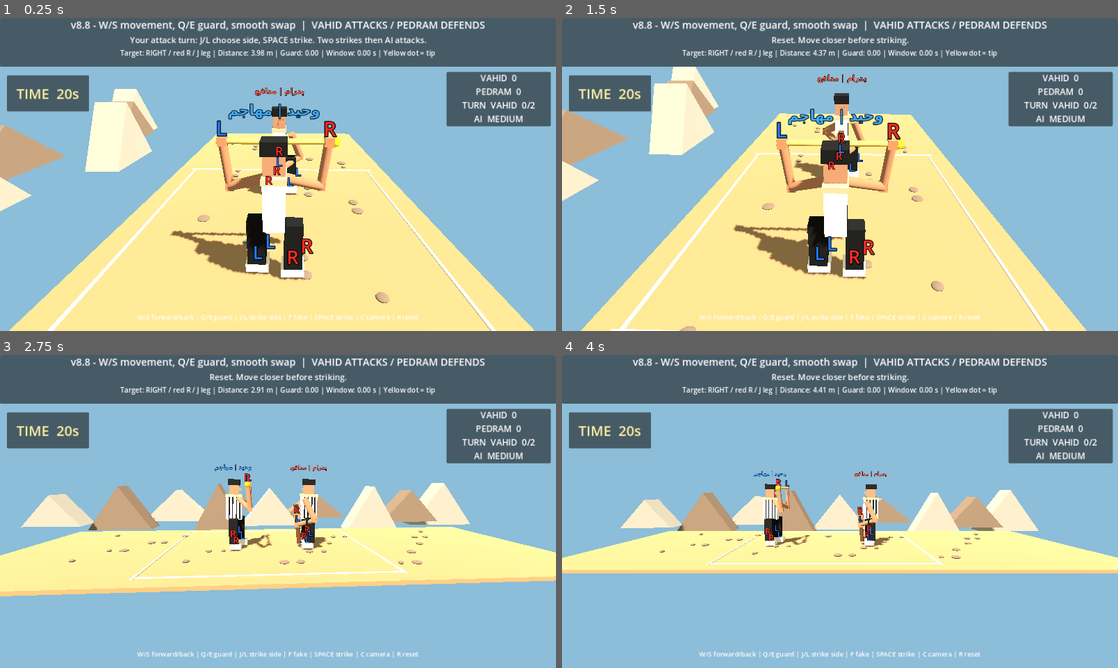
Above: before the commit, frames 1-4 (two rows, left to right).
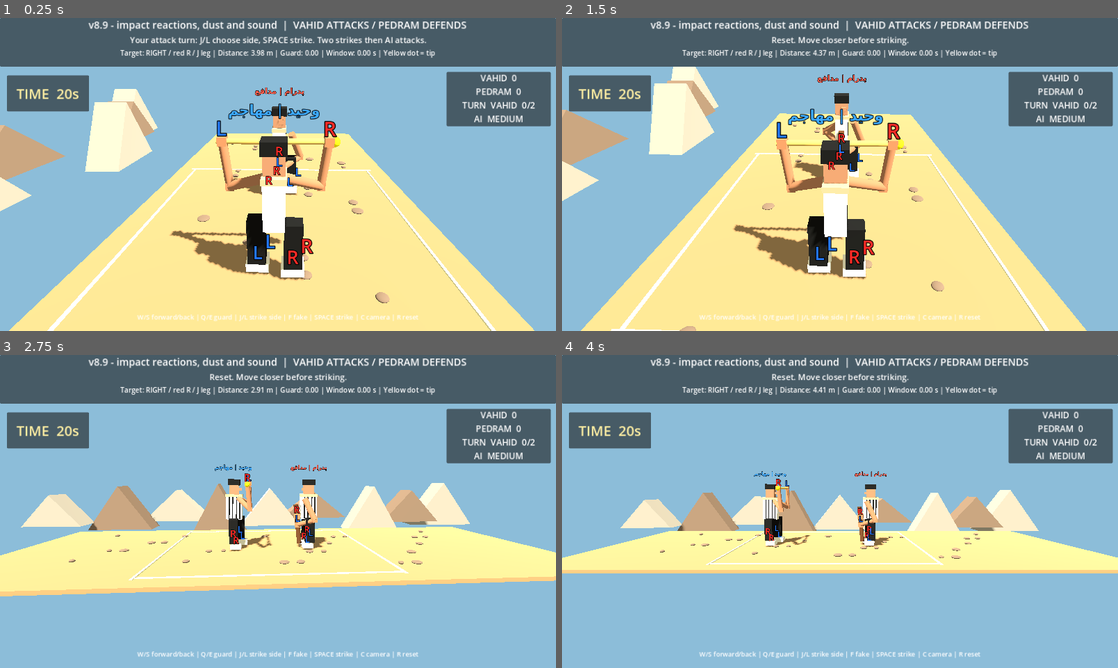
Above: after the commit, the same moments.

Repository: vahidainima-prog/tarke-darak-game
Game: Godot game, scene res://main.tscn
Same seed, same stepped clock (60 frames per second), same inputs: the game is played once before the commit and once after it.
Inputs:
- Up to frame 1 (0.25 s): no input
- Up to frame 2 (1.5 s): tap Enter at 0.5 s; hold W 0.53-1.28 s; tap R at 0.6, 1.35 s; tap Space at 0.77 s; hold S from 1.28 s (still down)
- Up to frame 3 (2.75 s): tap Space at 1.52 s; release S at 2.03 s; hold W from 2.03 s (still down); tap C at 2.1 s; tap R at 2.3 s
- Up to frame 4 (4 s): tap Tab at 2.85 s; tap Space at 3.02, 3.77 s; tap R at 3.05, 3.8 s; release W at 3.53 s; hold S from 3.53 s (still down); tap J at 3.6 s

The runs differ from the first frame. In frame 1, 1.2% of the frame differs, in the area x 12-88%, y 0-52%; in frame 2, 1.2%, in the area x 12-88%, y 0-50%; in frame 3, 1.2%; in frame 4, 1.2%.

Commit message:
v8.9: add contact-only body recoil, darak bracing, dust puffs and original wooden impact audio

Diff:
--- a/tarke_darak_godot_v2/main.gd
+++ b/tarke_darak_godot_v2/main.gd
@@ -2,7 +2,7 @@
 
 # Godot 4.x — visual mechanics test. Side camera looks along -Z.
 # Feint depth: negative Z is BEHIND the attacker; positive Z is IN FRONT.
-const BUILD_LABEL := "v8.8 - W/S movement, Q/E guard, smooth swap"
+const BUILD_LABEL := "v8.9 - impact reactions, dust and sound"
 const DEF_X := 1.55
 const STRIKES_PER_TURN := 2
 const STRIKE_TIME_LIMIT := 20.0
@@ -62,6 +62,12 @@
 var strike_clock_label: Label
 var impact_banner: Label
 var impact_banner_time := 0.0
+var hit_reaction := 0.0
+var block_reaction := 0.0
+var dust_time := 0.0
+var dust_puffs: Array[MeshInstance3D] = []
+var hit_audio: AudioStreamPlayer
+var block_audio: AudioStreamPlayer
 var trail_segments: Array[MeshInstance3D] = []
 var trail_points: Array[Vector3] = []
 var ai_guard_delay := -1.0
@@ -284,6 +290,26 @@
 	# Leg labels are attached directly to each moving trouser and shoe.
 	terkeh = rod(self, "Terkeh attached to raised hands", STICK_RADIUS, Color(0.88, 0.69, 0.34))
 	darak = rod(self, "Darak held in defender hand", GUARD_RADIUS, Color(0.36, 0.22, 0.12))
+	# Small ground-level dust puffs appear only after confirmed contact.
+	for i in range(5):
+		var puff := MeshInstance3D.new()
+		puff.name = "Impact dust %d" % i
+		var sphere := SphereMesh.new()
+		sphere.radius = 0.09
+		sphere.height = 0.18
+		puff.mesh = sphere
+		puff.material_override = material(Color(0.79, 0.68, 0.49))
+		puff.visible = false
+		add_child(puff)
+		dust_puffs.append(puff)
+	hit_audio = AudioStreamPlayer.new()
+	hit_audio.stream = make_impact_sound(false)
+	hit_audio.volume_db = -9.0
+	add_child(hit_audio)
+	block_audio = AudioStreamPlayer.new()
+	block_audio.stream = make_impact_sound(true)
+	block_audio.volume_db = -9.0
+	add_child(block_audio)
 	tip_debug = MeshInstance3D.new()
 	tip_debug.name = "DEBUG yellow strike tip"
 	var tip_mesh := SphereMesh.new()
@@ -459,6 +485,11 @@
 				score_block = 0
 				trail_points.clear()
 				impact_banner_time = 0.0
+				hit_reaction = 0.0
+				block_reaction = 0.0
+				dust_time = 0.0
+				for puff in dust_puffs:
+					puff.visible = false
 				attacker_out_time = 0.0
 				defender_out_time = 0.0
 				attacker_out_penalized = false
@@ -489,6 +520,47 @@
 			KEY_SPACE:
 				if not defending and swap_time <= 0.0 and not pending_turn_change and swing < 0.0 and recovery < 0.0 and opponent_delay < 0.0 and fake_timer <= 0.0:
 					start_swing()
+
+func make_impact_sound(blocked: bool) -> AudioStreamWAV:
+	# Procedural, original short wooden tap; no external audio files.
+	var rate := 22050
+	var samples := 4400 if blocked else 5800
+	var data := PackedByteArray()
+	data.resize(samples * 2)
+	for i in range(samples):
+		var t := float(i) / float(rate)
+		var envelope := exp(-t * (27.0 if blocked else 19.0))
+		var frequency := 490.0 if blocked else 225.0
+		var tone := sin(TAU * frequency * t) * 0.70 + sin(TAU * frequency * 1.82 * t) * 0.22
+		var noise := (randf() * 2.0 - 1.0) * (0.18 if blocked else 0.30)
+		var value := int(clampf((tone + noise) * envelope * 0.65, -1.0, 1.0) * 32767.0)
+		if value < 0:
+			value += 65536
+		data[i * 2] = value & 255
+		data[i * 2 + 1] = (value >> 8) & 255
+	var wav := AudioStreamWAV.new()
+	wav.format = AudioStreamWAV.FORMAT_16_BITS
+	wav.mix_rate = rate
+	wav.stereo = false
+	wav.data = data
+	return wav
+
+
+func trigger_contact(blocked: bool) -> void:
+	if blocked:
+		block_reaction = 0.38
+		if block_audio != null:
+			block_audio.play()
+	else:
+		hit_reaction = 0.46
+		if hit_audio != null:
+			hit_audio.play()
+	dust_time = 0.42
+	for i in range(dust_puffs.size()):
+		var puff := dust_puffs[i]
+		puff.position = Vector3(defender_x - 0.12 + float(i - 2) * 0.13, 0.12, -float(strike_side) * 0.34)
+		puff.visible = true
+
 
 func show_impact(message: String, color: Color) -> void:
 	impact_banner.text = message
@@ -688,6 +760,13 @@
 		pose = lerpf(recovery_from, 0.0, smoothstep(0.0, 1.0, recovery))
 	animate_footwork(attacker, attack_step_phase, attack_x - last_attack_x, pose, 1.0)
 	animate_footwork(defender, defend_step_phase, defender_x - last_defender_x, 0.0, -1.0)
+	# Brief non-graphic recoil on confirmed hit, and a smaller bracing
+	# response on a successful parry. Both fade back to neutral.
+	var reaction_strength := sin(PI * hit_reaction / 0.46) if hit_reaction > 0.0 else 0.0
+	var brace_strength := sin(PI * block_reaction / 0.38) if block_reaction > 0.0 else 0.0
+	var defender_waist: Node3D = defender.get_node("WaistJoint")
+	defender_waist.rotation.z = -0.18 * reaction_strength + 0.10 * brace_strength
+	defender_waist.position.x = 0.10 * reaction_strength - 0.04 * brace_strength
 	var bend_amount := smoothstep(0.02, 0.62, pose)
 	var shoulder_shift := Vector3(0.10 * bend_amount, -0.12 * bend_amount, 0.0)
 	var ends := strike_ends(pose)
@@ -726,6 +805,9 @@
 	var right_elbow_hint: Vector3 = Vector3(0.65, -0.12, 1.30) if strike_side < 0 else Vector3(0.50, -0.25, 0.85)
 	place_two_bone_arm(attack_arm_b, attack_forearm_b, attack_elbow_b, Vector3(attack_x + 0.20, 1.92, 0.16) + shoulder_shift, attack_hand_b.position, right_elbow_hint, strike_extension if strike_side < 0 else 0.0)
 	var g := guard_ends()
+	if brace_strength > 0.0:
+		g[0] += Vector3(-0.10 * brace_strength, 0.09 * brace_strength, 0.0)
+		g[1] += Vector3(0.05 * brace_strength, 0.03 * brace_strength, 0.0)
 	place_rod(darak, g[0], g[1])
 	defend_hand.position = g[0].lerp(g[1], 0.70)
 	defend_hand_b.position = g[0].lerp(g[1], 0.48)
@@ -807,6 +889,17 @@
 		defender.position = swap_defender_from.lerp(Vector3(defender_x, 0.0, 0.0), progress)
 		update_camera(delta)
 		return
+	hit_reaction = maxf(0.0, hit_reaction - delta)
+	block_reaction = maxf(0.0, block_reaction - delta)
+	dust_time = maxf(0.0, dust_time - delta)
+	for i in range(dust_puffs.size()):
+		var puff := dust_puffs[i]
+		puff.visible = dust_time > 0.0
+		if puff.visible:
+			var progress := 1.0 - dust_time / 0.42
+			puff.position.y = 0.12 + progress * 0.32
+			puff.position.x += float(i - 2) * delta * 0.18
+			puff.scale = Vector3.ONE * (1.0 + progress * 1.4)
 	var previous_guard := guard_ends()
 	fake_timer = maxf(0.0, fake_timer - delta)
 	fake_cooldown = maxf(0.0, fake_cooldown - delta)
@@ -917,6 +1010,7 @@
 				score_hit += 100
 			else:
 				score_block += 100
+			trigger_contact(true)
 			show_impact("BLOCK +100", Color(0.34, 0.83, 1.0))
 			say("SUCCESSFUL DEFENSE: correct side and timing! Defender +100")
 			impact_hold = 0.22
@@ -930,6 +1024,7 @@
 				score_block += 100
 			else:
 				score_hit += 100
+			trigger_contact(false)
 			show_impact("HIT +100", Color(1.0, 0.83, 0.30))
 			say("LEGAL CONTACT: terkeh reached below-knee target. Attacker +100")
 			impact_hold = 0.19
